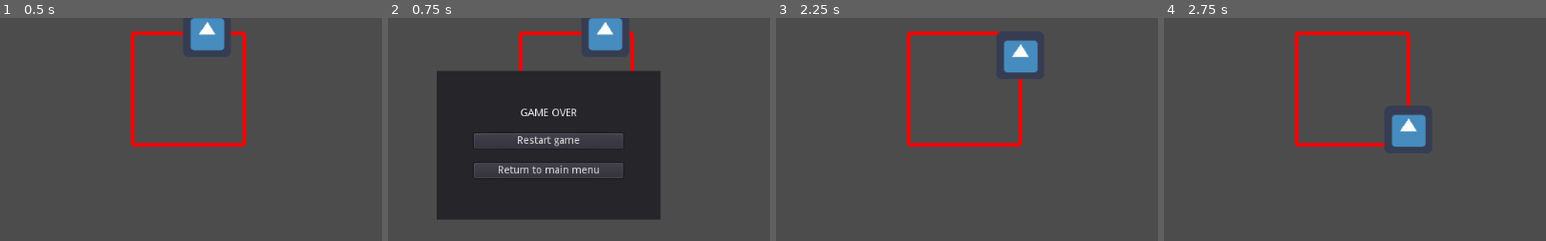
Above: before the commit, frames 1-4 (left to right).
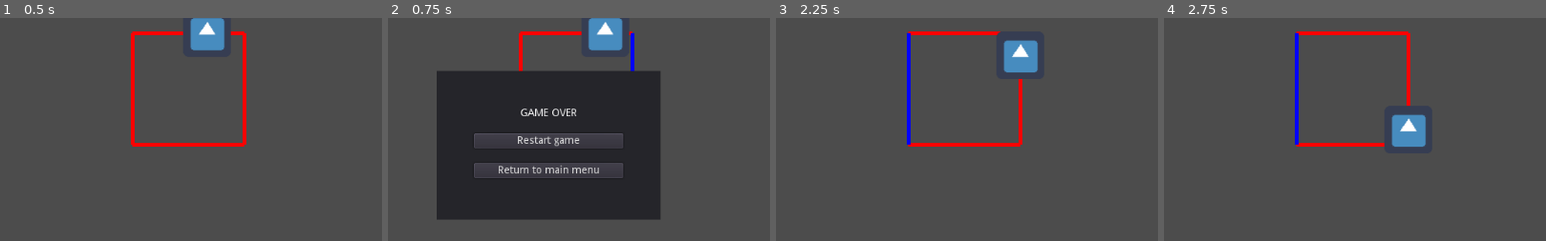
Above: after the commit, the same moments.

Repository: moisesjbc/ufo-taxi
Game: Godot game, scene res://main/main.tscn
Two runs of this game, one before a commit and one after it. Both use one fixed random seed, a clock stepped at 60 frames per second and the inputs below. The engine's default icon, where the game draws it, is replaced by a stand-in: a white triangle on a blue panel in a dark square.
Inputs (mouse positions are % of the whole screen's width and height, from its top left):
- Up to frame 1 (0.5 s): no input
- Up to frame 2 (0.75 s): move the mouse to (72, 45) at 0.52 s; hold Up (ui_up) from 0.53 s (still down); click (72, 45) at 0.67 s
- Up to frame 3 (2.25 s): release Up (ui_up) at 1.25 s; click "Restart game" at 1.25 s; move the mouse to (30, 55) at 2.02 s; click (30, 55) at 2.17 s
- Up to frame 4 (2.75 s): no input
The pictures show only the part of the screen within x 29-79%, y 22-72%; the shares and areas given below are measured in that part.

Frame 1 is identical in both runs. In frame 2, 0.2% of the frame differs, in the area x 63-65%, y 6-24%; in frame 3, 0.5%, in the area x 34-36%, y 6-57%; in frame 4, 0.5%.

Commit message:
Added edge selection

Diff:
--- a/godot-project/gameplay/railtrack/railtrack.gd
+++ b/godot-project/gameplay/railtrack/railtrack.gd
@@ -12,10 +12,12 @@
 
 var current_state = null
 var current_node = null
+var current_edge = null
 
 signal node_removed
 
 func _ready():
+	nodes = initial_nodes
 	change_state("selection")
 
 func change_state(new_state_name):
@@ -37,13 +39,19 @@
 		current_state.draw()
 	else:
 		for i in range(len(nodes) - 1):
-			draw_line(nodes[i], nodes[i+1], Color.red, 5)
-		draw_line(nodes[len(nodes) - 1], nodes[0], Color.red, 5)
+			draw_line(nodes[i], nodes[i+1], get_edge_color(i), 5)
+		draw_line(nodes[len(nodes) - 1], nodes[0], get_edge_color(len(nodes) - 1), 5)
 
 		if current_node != null:
 			draw_circle(nodes[current_node], 10, Color.blue)
 
-func get_closest_node_and_edge(mouse_position):
+func get_edge_color(edge_index):
+	if edge_index != current_edge:
+		return Color.red
+	else:
+		return Color.blue
+
+func get_closest_node(mouse_position):
 	var closest_node_index = 0
 	var closest_distance = nodes[closest_node_index].distance_to(mouse_position)
 	for i in range(1, len(nodes)):
@@ -52,28 +60,59 @@
 			closest_node_index = i
 			closest_distance = new_distance
 
-	return [closest_node_index, null]
+	return closest_node_index
+
+func get_closest_edge(mouse_position, ref_node):
+	var next_node = nodes[get_next_index(ref_node)]
+	var previous_node = nodes[get_previous_index(ref_node)]
+	var current_node = nodes[ref_node]
+
+	var next_pos_multiplier = 0.5
+	var previous_pos_multiplier = 0.5
+	var next_pos = Vector2((current_node.x + next_node.x) * next_pos_multiplier, (current_node.y + next_node.y) * next_pos_multiplier)
+	var previous_pos = Vector2((previous_node.x + current_node.x) * previous_pos_multiplier, (previous_node.y + current_node.y) * previous_pos_multiplier)
+
+	var distance_to_next_pos = mouse_position.distance_to(next_pos)
+	var distance_to_previous_pos = mouse_position.distance_to(previous_pos)
+
+	if distance_to_next_pos < distance_to_previous_pos:
+		return ref_node
+	else:
+		return get_previous_index(ref_node)
 
 func get_previous_index(current_index):
 	if current_index > 0:
-		current_index = current_index - 1
+		return current_index - 1
 	else:
-		current_index = len(nodes) - 1
+		return len(nodes) - 1
 
 func get_next_index(current_index):
 	if current_index < len(nodes) - 1:
-		current_index = current_index + 1
+		return current_index + 1
 	else:
-		current_index = 0
+		return 0
 
 func highlight_node(node_index):
 	if node_index != current_node:
+		current_edge = null
 		current_node = node_index
+		update()
+
+func highlight_edge(edge_index):
+	if edge_index != current_edge:
+		current_node = null
+		current_edge = edge_index
 		update()
 
 func select_current_node():
 	if current_node != null:
 		change_state("node_selected")
+
+func confirm_current_selection():
+	if current_node != null:
+		change_state("node_selected")
+	elif current_edge != null:
+		change_state("edge_selected")
 
 func remove_current_node():
 	if current_node != null:
--- a/godot-project/gameplay/railtrack/railtrack.tscn
+++ b/godot-project/gameplay/railtrack/railtrack.tscn
@@ -1,8 +1,9 @@
-[gd_scene load_steps=4 format=2]
+[gd_scene load_steps=5 format=2]
 
 [ext_resource path="res://gameplay/railtrack/railtrack.gd" type="Script" id=1]
 [ext_resource path="res://gameplay/railtrack/states/selection.gd" type="Script" id=2]
 [ext_resource path="res://gameplay/railtrack/states/node_selected.gd" type="Script" id=3]
+[ext_resource path="res://gameplay/railtrack/states/edge_selected.gd" type="Script" id=4]
 
 [node name="railtrack" type="Node2D"]
 script = ExtResource( 1 )
@@ -36,5 +37,8 @@
 margin_right = 64.0
 margin_bottom = 44.0
 text = "Cancel"
+
+[node name="edge_selected" type="Node" parent="states"]
+script = ExtResource( 4 )
 [connection signal="pressed" from="states/node_selected/buttons_container/remove_button" to="states/node_selected" method="_on_remove_button_pressed"]
 [connection signal="pressed" from="states/node_selected/buttons_container/cancel_button" to="states/node_selected" method="_on_cancel_button_pressed"]
--- /dev/null
+++ b/godot-project/gameplay/railtrack/states/edge_selected.gd
@@ -0,0 +1,10 @@
+extends Node
+
+var railtrack = null
+
+func start():
+	print("Edge selected!")
+
+func input(event):
+	if event is InputEventMouseButton and event.button_index == BUTTON_RIGHT:
+		railtrack.change_state("selection")
--- a/godot-project/gameplay/railtrack/states/selection.gd
+++ b/godot-project/gameplay/railtrack/states/selection.gd
@@ -6,15 +6,16 @@
 func input(event):
 	if event is InputEventMouseMotion:
 		var mouse_position = railtrack.to_local(event.position)
-		var result = railtrack.get_closest_node_and_edge(mouse_position)
-		if result:
-			var node_index = result[0]
-			var edge_index = result[1]
-
+		var node_index = railtrack.get_closest_node(mouse_position)
+		if node_index != null:
 			var node_position = railtrack.nodes[node_index]
 			if mouse_position.distance_to(node_position) < node_selection_distance:
 				railtrack.highlight_node(node_index)
 			else:
 				railtrack.highlight_node(null)
-	elif event is InputEventMouseButton and event.button_index == BUTTON_LEFT and railtrack.current_node != null:
-			railtrack.select_current_node()
+
+				var closest_edge = railtrack.get_closest_edge(mouse_position, node_index)
+				railtrack.highlight_edge(closest_edge)
+
+	elif event is InputEventMouseButton and event.button_index == BUTTON_LEFT:
+		railtrack.confirm_current_selection()
